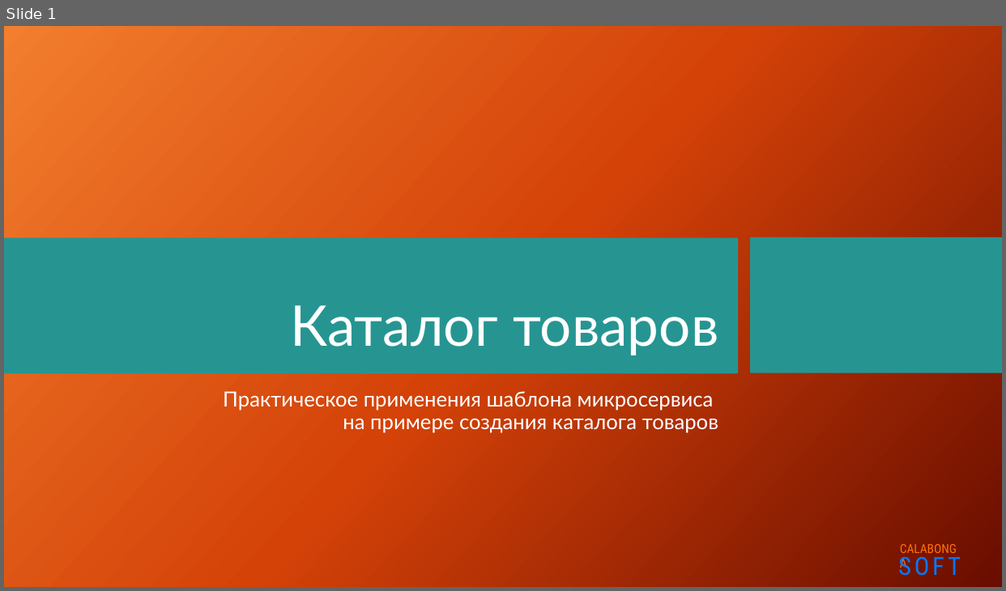
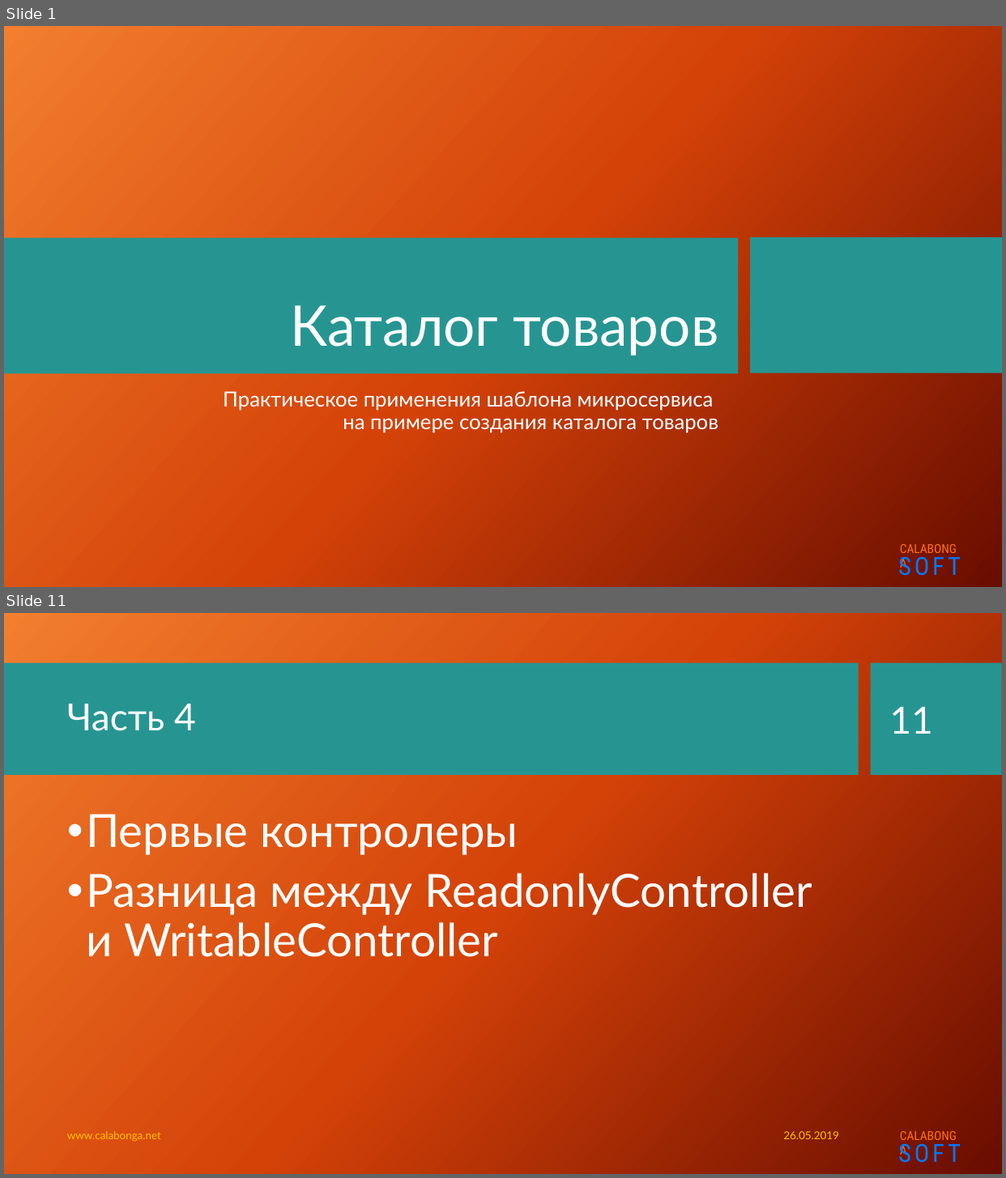
Before and after one commit to Calabonga/Calabonga.Catalog, a slide deck: Presentation/Calabonga.Catalog.pptx. Shown one above the other, each under a label of ours: slide 1 before the commit, slides 1 and 11 after it; the slides between them are not shown. The pictures are 1006x591 and 1006x1178 pixels, drawn with LibreOffice and Linux fonts; fonts in the diff are those of the drawing; background and template pictures are left out. Boxes give left, top, right and bottom in pixels: in the first picture for what was removed or moved away, otherwise in the second. Text is boxed around its words. In the diff, an @@ line names an element or a change of style, - is before the commit and + after.

```diff
--- a/Presentation/Calabonga.Catalog.pptx
+++ b/Presentation/Calabonga.Catalog.pptx
@@ slide 11 added at (x1=4, y1=613, x2=1002, y2=1174), background picture (left out); not listed: 2 template elements that a slide beside it also shows @@
@@ rectangle added at (x1=4, y1=663, x2=859, y2=776), fill #269592 @@
@@ rectangle added at (x1=871, y1=663, x2=1002, y2=776), fill #269592 @@
@@ title added at (x1=67, y1=704, x2=196, y2=731), 36 pt, text #FFFFFF @@
+Часть 4
@@ page number added at (x1=889, y1=707, x2=933, y2=734), 36 pt, text #FFFFFF @@
+11
@@ text added at (x1=86, y1=814, x2=812, y2=957), 44 pt, text #FFFFFF @@
+• Первые контролеры
+• Разница между ReadonlyController и WritableController
@@ text added at (x1=67, y1=1131, x2=161, y2=1142), 10.5 pt, text #FFC000 @@
+www.calabonga.net
@@ text added at (x1=783, y1=1131, x2=838, y2=1139), 10.5 pt, text #FFC000 @@
+26.05.2019
```
Also in this commit, not shown: 8 slides changed, 2 other slides added, 12 other files.
